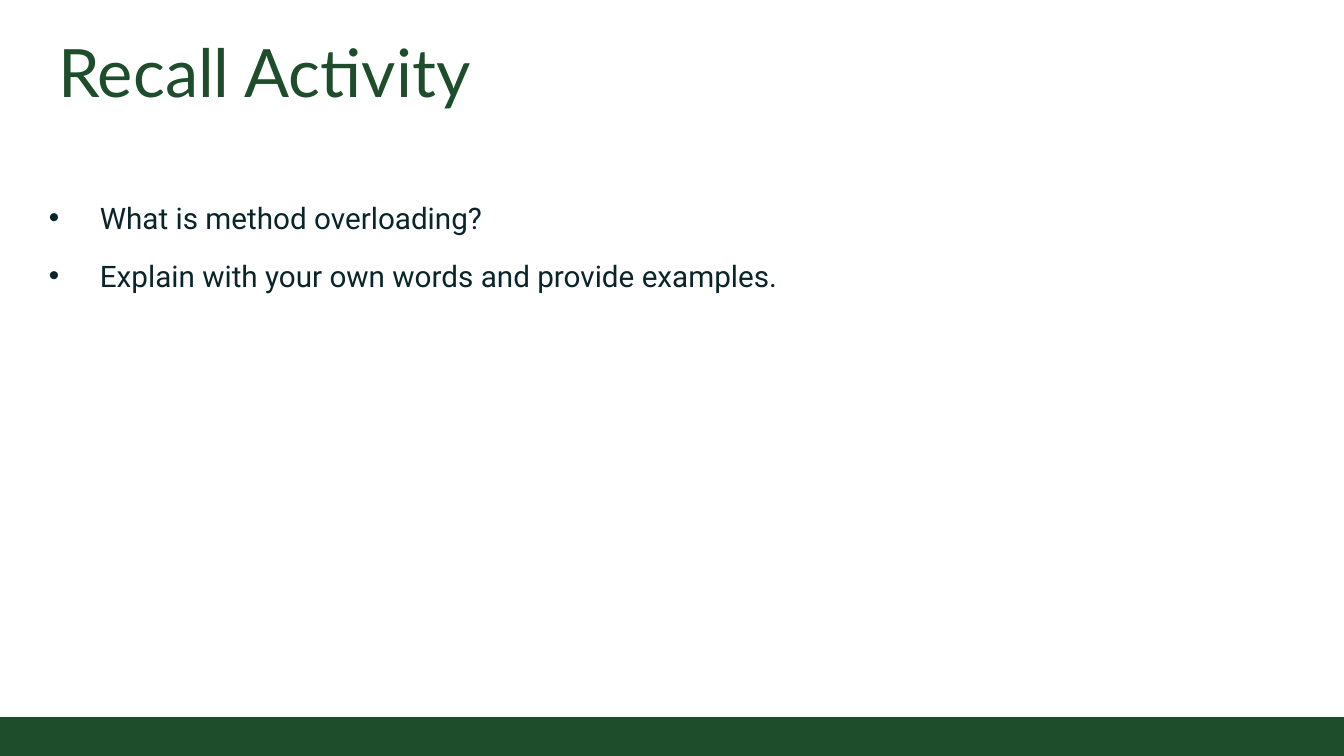
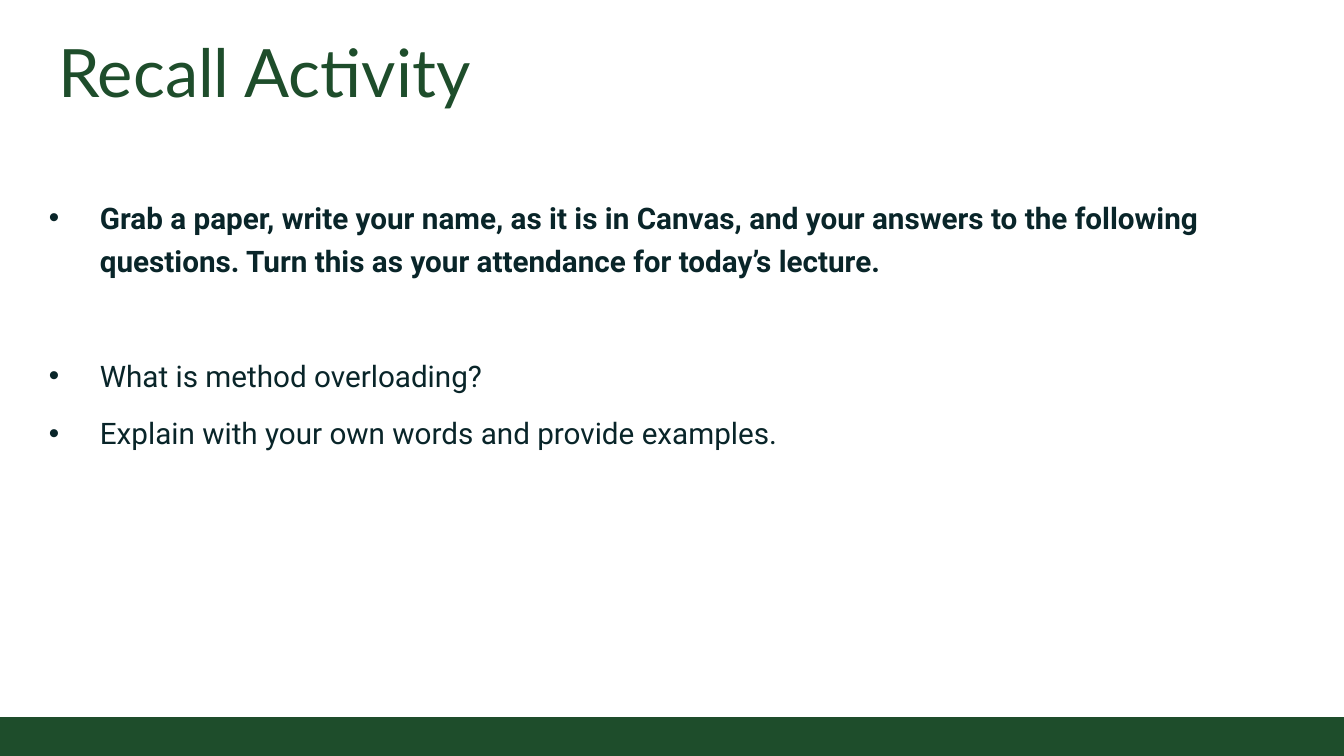
Before and after one commit to CSU-CompSci-CS163-4/Handouts, a slide deck: slide 3 of slides/On-Campus/06_02_MoreMethods.pptx. Drawn at 1344x756 pixels with LibreOffice and Linux fonts; fonts in the diff are those of the drawing; background and template pictures are left out. Boxes give left, top, right and bottom in pixels: in the first picture for what was removed or moved away, otherwise in the second. Text is boxed around its words. In the diff, an @@ line names an element or a change of style, - is before the commit and + after.

```diff
--- a/slides/On-Campus/06_02_MoreMethods.pptx
+++ b/slides/On-Campus/06_02_MoreMethods.pptx
@@ text at <box>100,206,1198,279</box>: paragraph added @@
+• Grab a paper, write your name, as it is in Canvas, and your answers to the following questions. Turn this as your attendance for today’s lecture.
```
Also in this commit, not shown: 2 other slides changed, 1 other file.
